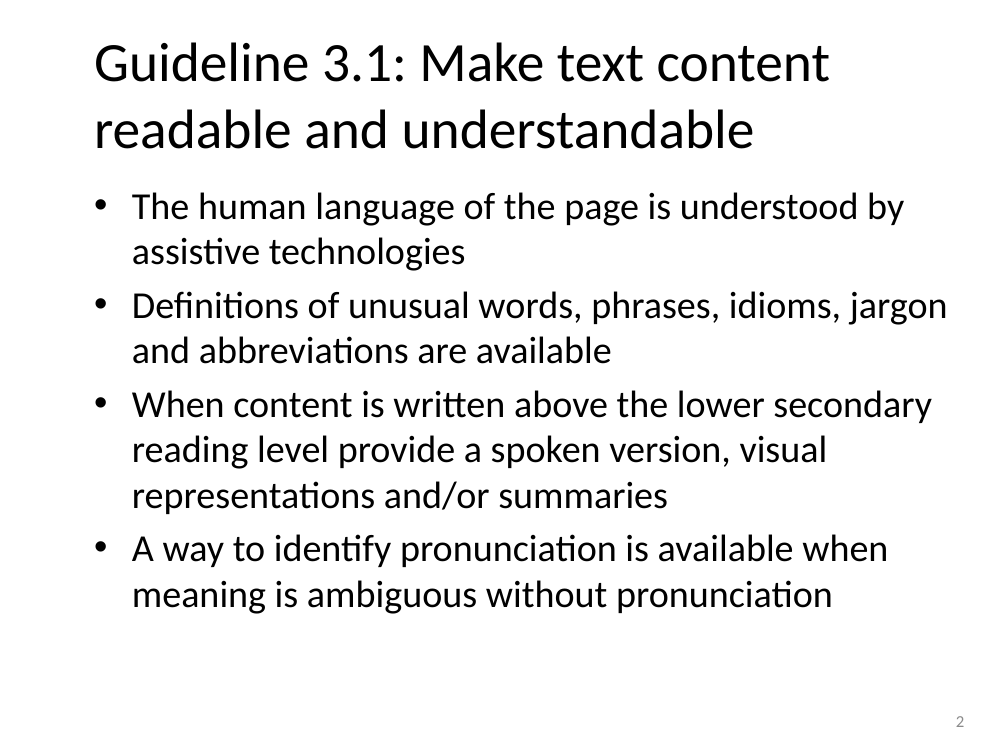
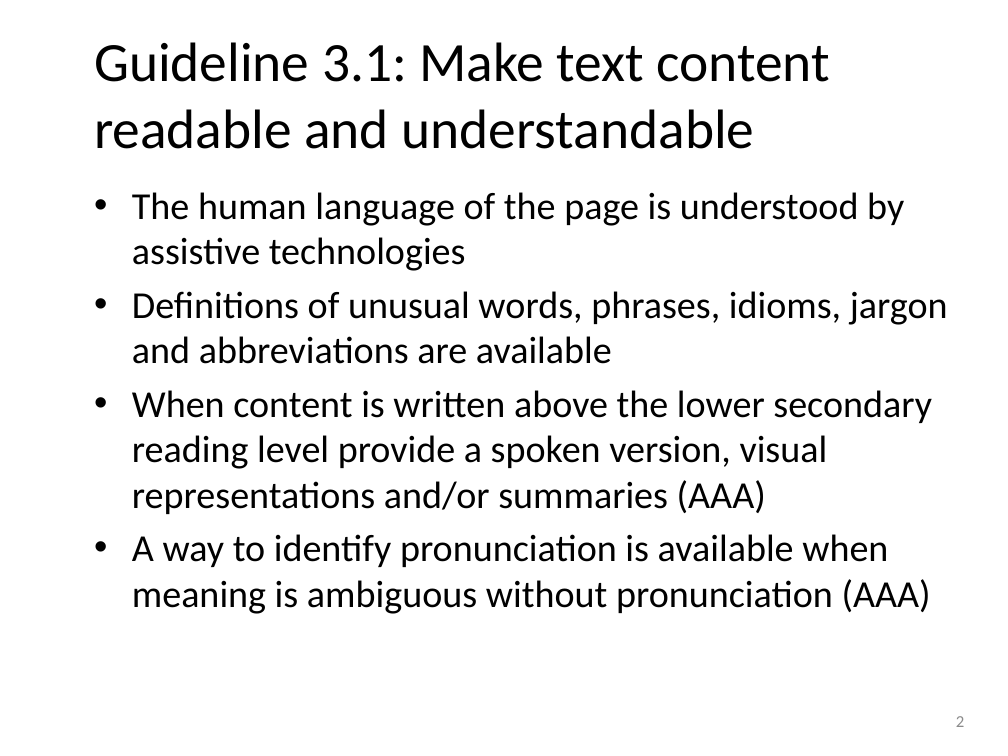
Before and after one commit to punchouty/accessibility, a slide deck: slide 2 of ppt/principle3.pptx. Drawn at 1008x756 pixels with LibreOffice and Linux fonts; fonts in the diff are those of the drawing; background and template pictures are left out. Boxes give left, top, right and bottom in pixels: in the first picture for what was removed or moved away, otherwise in the second. Text is boxed around its words. In the diff, an @@ line names an element or a change of style, - is before the commit and + after.

```diff
--- a/ppt/principle3.pptx
+++ b/ppt/principle3.pptx
@@ text at (132,390,932,614): text changed @@
-• When content is written above the lower secondary reading level provide a spoken version, visual representations and/or summaries
-• A way to identify pronunciation is available when meaning is ambiguous without pronunciation
+• When content is written above the lower secondary reading level provide a spoken version, visual representations and/or summaries (AAA)
+• A way to identify pronunciation is available when meaning is ambiguous without pronunciation (AAA)
```
Also in this commit, not shown: 1 other slide changed, 7 other files.
